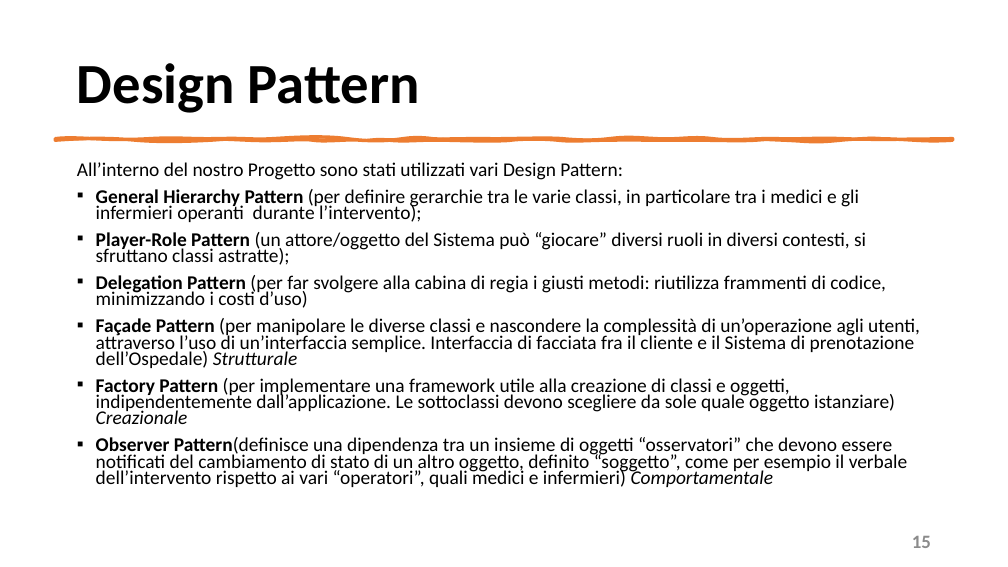
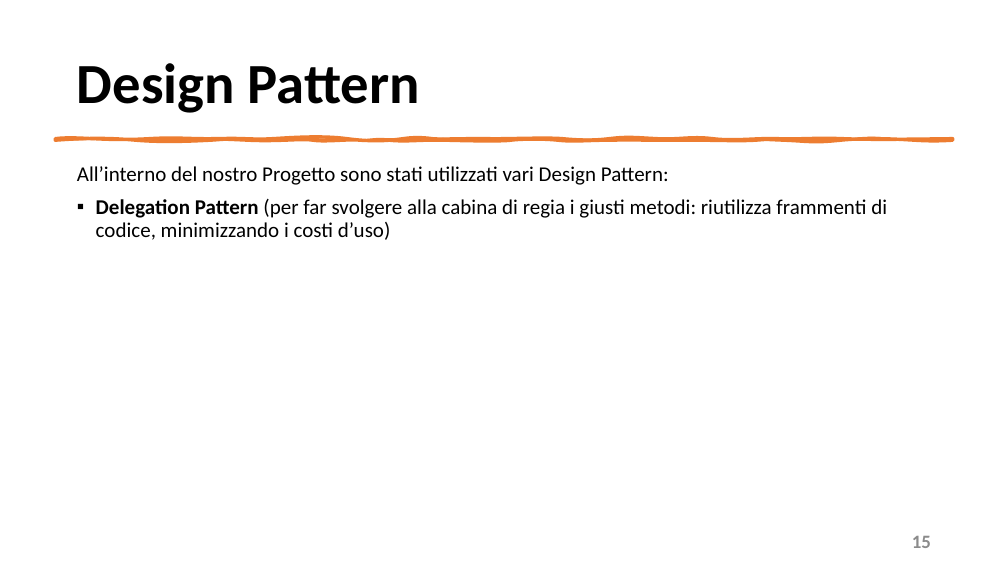
Before and after one commit to mangilimatteo/Progetto_Ingegneria_Software_Cattaneo_Mangili_Saini, a slide deck: slide 15 of Presentazione/Presentazione_Progetto.pptx. Drawn at 1008x567 pixels with LibreOffice and Linux fonts; fonts in the diff are those of the drawing. Boxes give left, top, right and bottom in pixels: in the first picture for what was removed or moved away, otherwise in the second. Text is boxed around its words. In the diff, an @@ line names an element or a change of style, - is before the commit and + after.

Commit message:
Update presentazione
Design Pattern

```diff
--- a/Presentazione/Presentazione_Progetto.pptx
+++ b/Presentazione/Presentazione_Progetto.pptx
@@ text "All’interno del nostro Progetto sono ..." at [77,166,887,240]: size 18.5 to 20 pt; line spacing 0.7 to 0.9 @@
@@ text at [96,189,866,265]: paragraphs removed @@
-▪ General Hierarchy Pattern (per definire gerarchie tra le varie classi, in particolare tra i medici e gli infermieri operanti durante l’intervento);
-▪ Player-Role Pattern (un attore/oggetto del Sistema può “giocare” diversi ruoli in diversi contesti, si sfruttano classi astratte);
@@ text at [96,318,920,487]: paragraphs removed @@
-▪ Façade Pattern (per manipolare le diverse classi e nascondere la complessità di un’operazione agli utenti, attraverso l’uso di un’interfaccia semplice. Interfaccia di facciata fra il cliente e il Sistema di prenotazione dell’Ospedale) Strutturale
-▪ Factory Pattern (per implementare una framework utile alla creazione di classi e oggetti, indipendentemente dall’applicazione. Le sottoclassi devono scegliere da sole quale oggetto istanziare) Creazionale
-▪ Observer Pattern(definisce una dipendenza tra un insieme di oggetti “osservatori” che devono essere notificati del cambiamento di stato di un altro oggetto, definito “soggetto”, come per esempio il verbale dell’intervento rispetto ai vari “operatori”, quali medici e infermieri) Comportamentale
```
Also in this commit, not shown: 1 other file.
